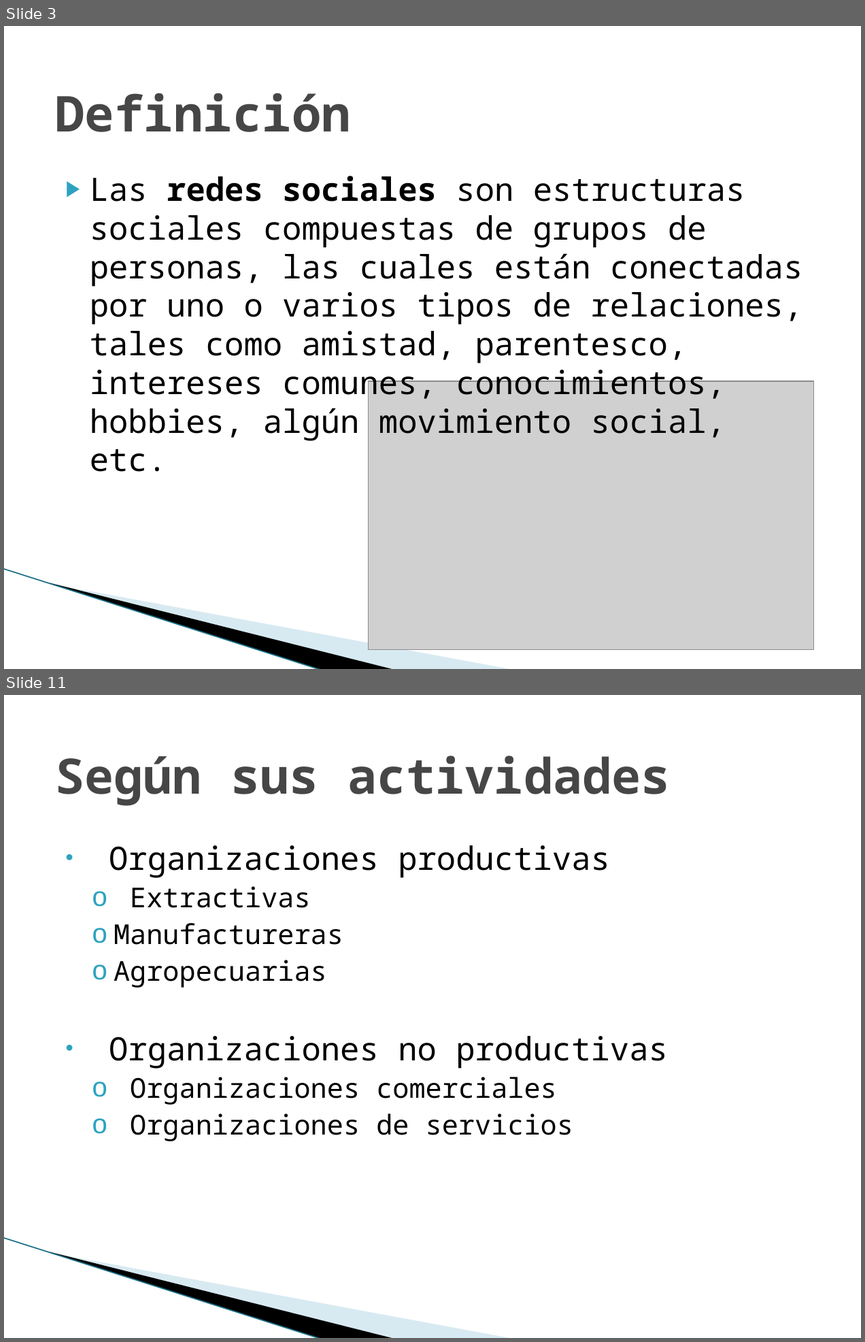
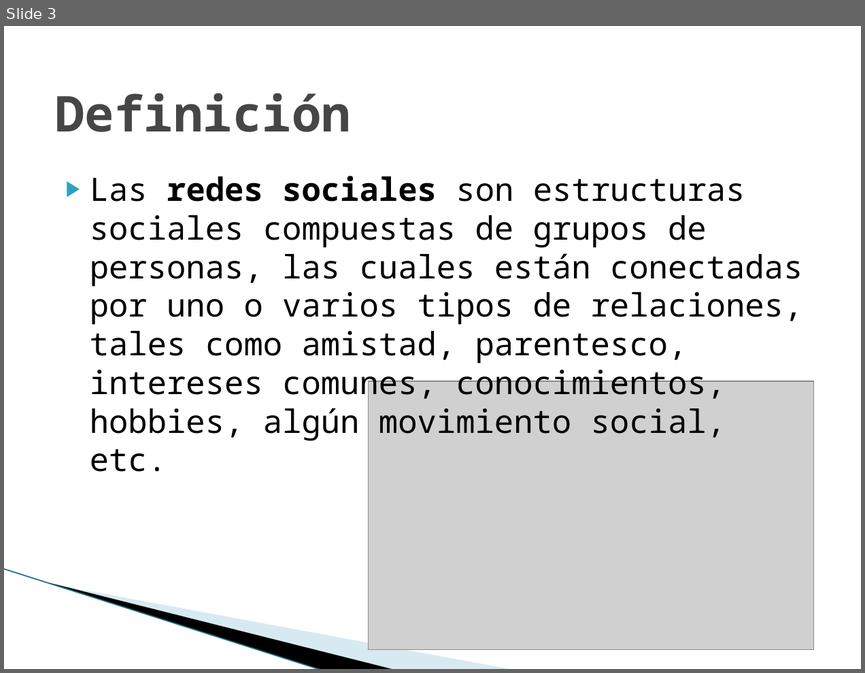
Before and after one commit to carlamadeo/proyectosfacultad, a slide deck: Modelos Organizacionales/TPS/TP_Grupo_C_Redes_Sociales.pptx. Shown one above the other, each under a label of ours: slides 3 and 11 before the commit, slide 3 after it; the slides between them are not shown. The pictures are 865x1342 and 865x673 pixels, drawn with LibreOffice and Linux fonts; fonts in the diff are those of the drawing; grey boxes stand for pictures; background and template pictures are left out. Boxes give left, top, right and bottom in pixels: in the first picture for what was removed or moved away, otherwise in the second. Text is boxed around its words. In the diff, an @@ line names an element or a change of style, - is before the commit and + after.

```diff
--- a/Modelos Organizacionales/TPS/TP_Grupo_C_Redes_Sociales.pptx
+++ b/Modelos Organizacionales/TPS/TP_Grupo_C_Redes_Sociales.pptx
@@ slide 11 removed at box(4, 695, 861, 1338), background #FFFFFF; not listed: 3 template elements that a slide beside it also shows @@
@@ title removed at box(55, 756, 670, 806) @@
-Según sus actividades
@@ text removed at box(109, 845, 668, 1141) @@
-• Organizaciones productivas
-  o Extractivas
-  o Manufactureras
-  o Agropecuarias
-• Organizaciones no productivas
-  o Organizaciones comerciales
-  o Organizaciones de servicios
```
Also in this commit, not shown: 5 slides added, 46 other slides removed, 4 other files.
